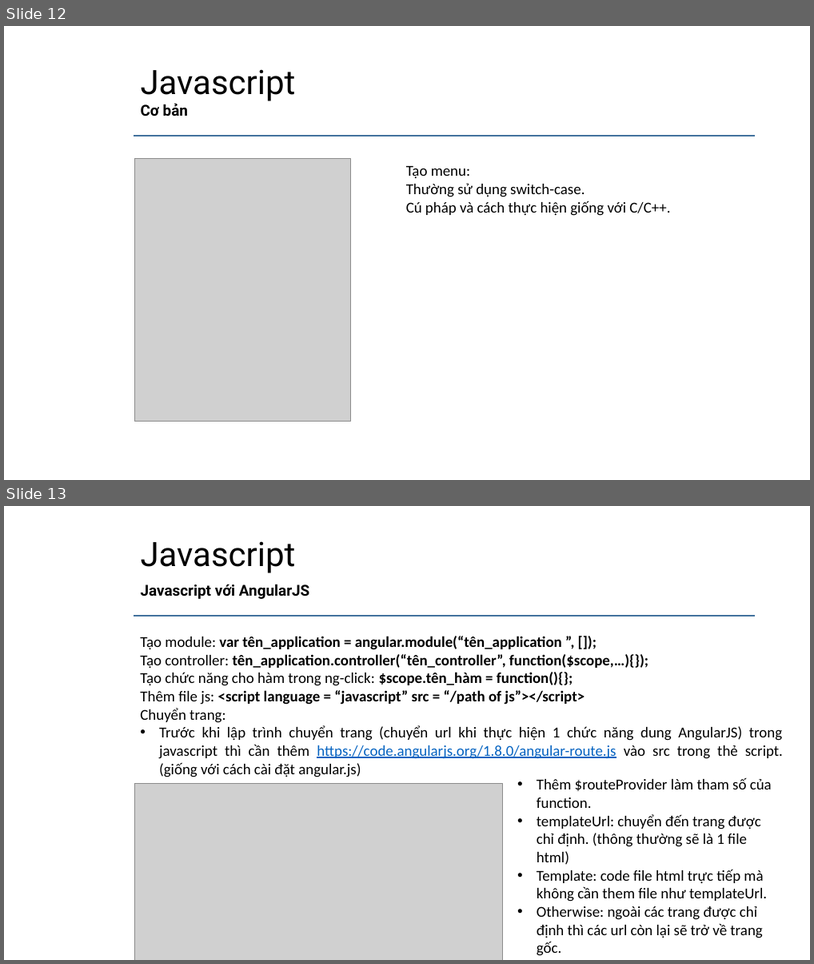
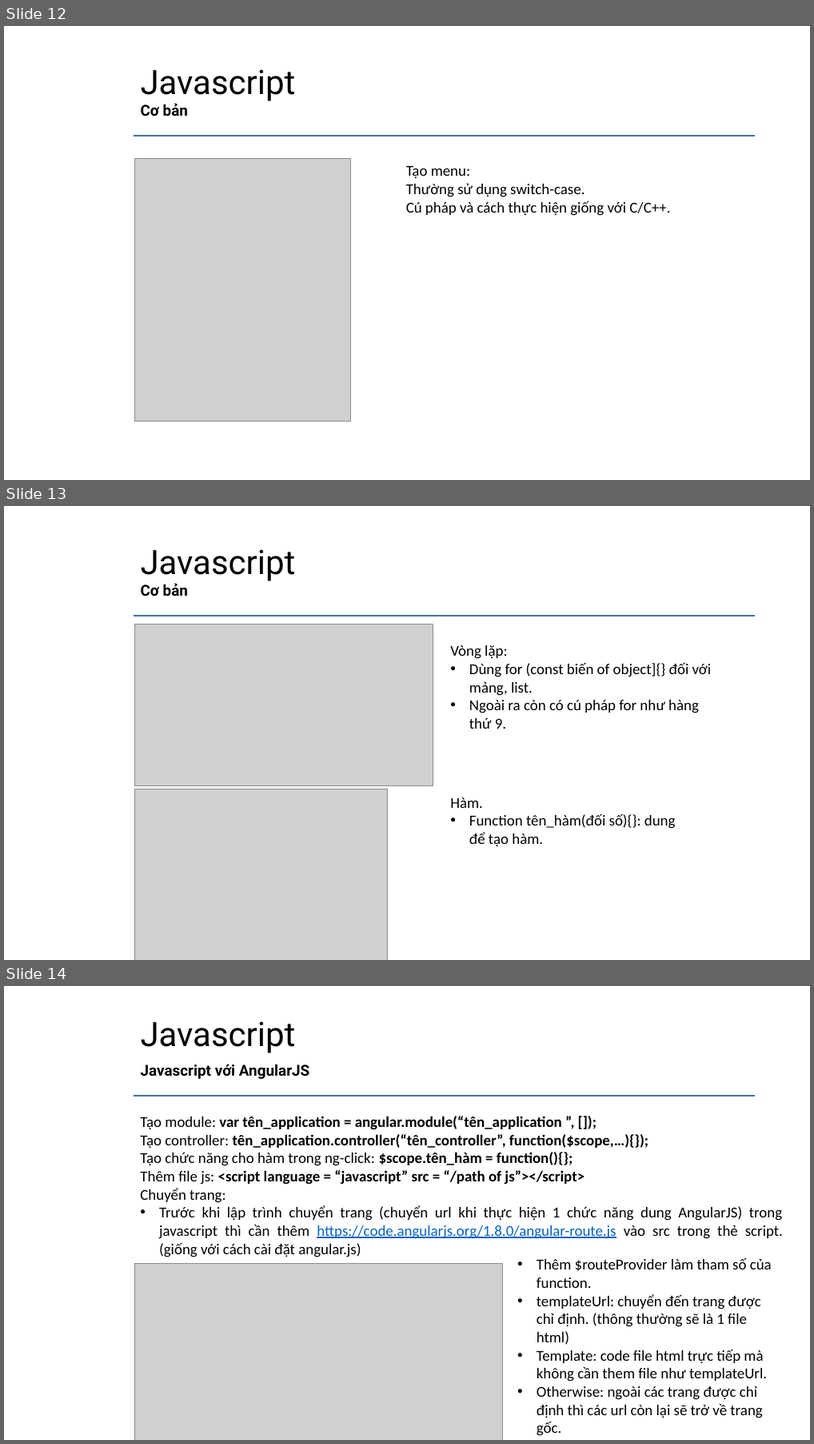
Before and after one commit to daotuyen9244/Indruino-Iot-Project, a slide deck: FW/Minh/Task4/Task4 - Minh.pptx. Shown one above the other, each under a label of ours: slides 12 and 13 before the commit, slides 12, 13 and 14 after it. The pictures are 814x964 and 814x1444 pixels, drawn with LibreOffice and Linux fonts; fonts in the diff are those of the drawing; grey boxes stand for pictures; background and template pictures are left out. Boxes give left, top, right and bottom in pixels: in the first picture for what was removed or moved away, otherwise in the second. Text is boxed around its words. In the diff, an @@ line names an element or a change of style, - is before the commit and + after.

Commit message:
Uodate ppt

```diff
--- a/FW/Minh/Task4/Task4 - Minh.pptx
+++ b/FW/Minh/Task4/Task4 - Minh.pptx
@@ slide 13 added at bbox=[4, 506, 810, 960], background #FFFFFF; not listed: 1 template element that a slide beside it also shows @@
@@ title added at bbox=[141, 549, 296, 581], 40 pt, text #000000 @@
+Javascript
@@ subtitle added at bbox=[141, 583, 188, 596], 18 pt, text #000000, bold @@
+Cơ bản
@@ picture added at bbox=[134, 624, 434, 785] @@
@@ text added at bbox=[450, 645, 712, 728], 18 pt, text #000000 @@
+Vòng lặp:
+• Dùng for (const biến of object]{} đối với mảng, list.
+• Ngoài ra còn có cú pháp for như hàng thứ 9.
@@ picture added at bbox=[134, 788, 388, 960] @@
@@ text added at bbox=[450, 797, 676, 847], 18 pt, text #000000 @@
+Hàm.
+• Function tên_hàm(đối số){}: dung để tạo hàm.
@@ what was slide 13 is now slide 14 @@
```
Also in this commit, not shown: 1 other file.
